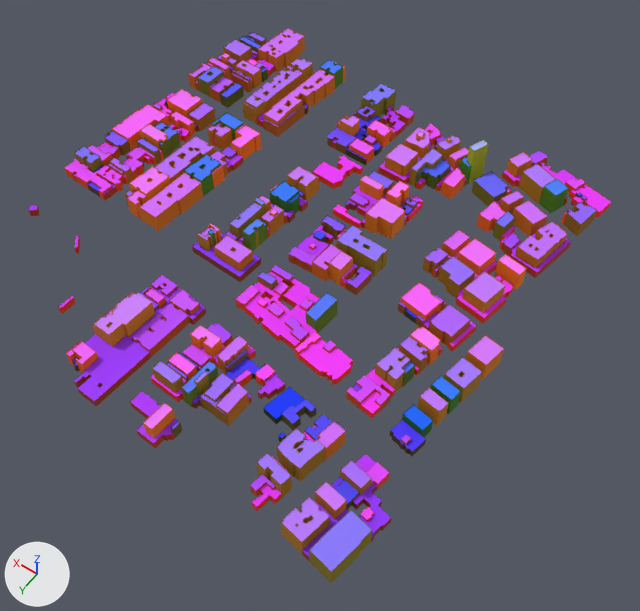
An edit to the glTF model public/secciones/edificios_T11.glb, drawn before and after from the same camera.
Before and after are seen from a 50 mm camera at (-648.0, 243.0, 688.0) aimed at (-321.0, -215.0, -32.0). Arrows for +X, +Y and +Z are at lower left; the lights stay in place. The older version comes first. Vertices at exactly the same position are counted once.

Objects in the first picture: 'Edificios_T11'.
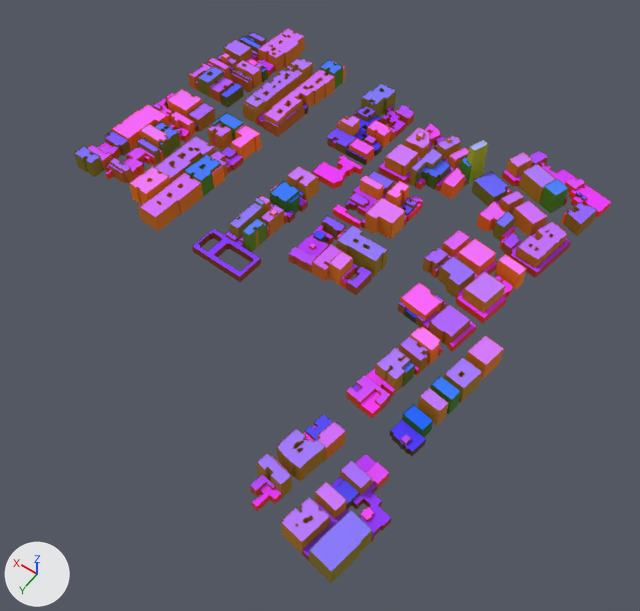
Edits to the bpy script that builds the scene:
```text
Change me_edificios_t11:
    used by ob_edificios_t11; location = (0.0, 0.0, 0.0)
    remove me_edificios_t11.from_pydata(...)  # 10018 vertices, 9480 faces; spans x -514.0..4.0, y -523.0..25.0, z -4.0..44.0
    add me_edificios_t11.from_pydata(...)  # 7639 vertices, 7238 faces; spans x -514.0..3.0, y -523.0..25.0, z -4.0..44.0
    me_edificios_t11 part 1: 176 loose pieces with 2281 vertices, spanning x -403.0..4.0, y -213.0..17.0, z -3.0..24.0, are deleted
    me_edificios_t11 part 2
    8 vertices are removed from x -248.0..-212.0, y -203.0..-181.0, z -3.0..18.0
    20 faces are deleted
    12 new faces join them
    me_edificios_t11 part 3
    90 vertices are removed from x -64.0..4.0, y -213.0..-179.0, z -3.0..9.0
    102 faces are deleted
    14 new faces join them
    me_edificios_t11 part 4: 7108 kept faces spanning x -514.0..2.0, y -523.0..25.0, z -4.0..44.0 get new vertex colours
```

What differs and where, as boxes [x1, y1, x2, y2] in the pictures (640 x 611 px):
'Edificios_T11', reshaped (8% narrower): before [29, 28, 611, 583]; after [74, 28, 611, 583]
part 1 of me_edificios_t11, deleted: before [29, 159, 353, 448]
part 2 of me_edificios_t11, cut back: before [214, 235, 253, 271]
part 3 of me_edificios_t11, cut back: before [64, 159, 128, 200]; after [106, 166, 113, 180]
part 4 of me_edificios_t11, recoloured: [75, 154, 299, 444] in both
